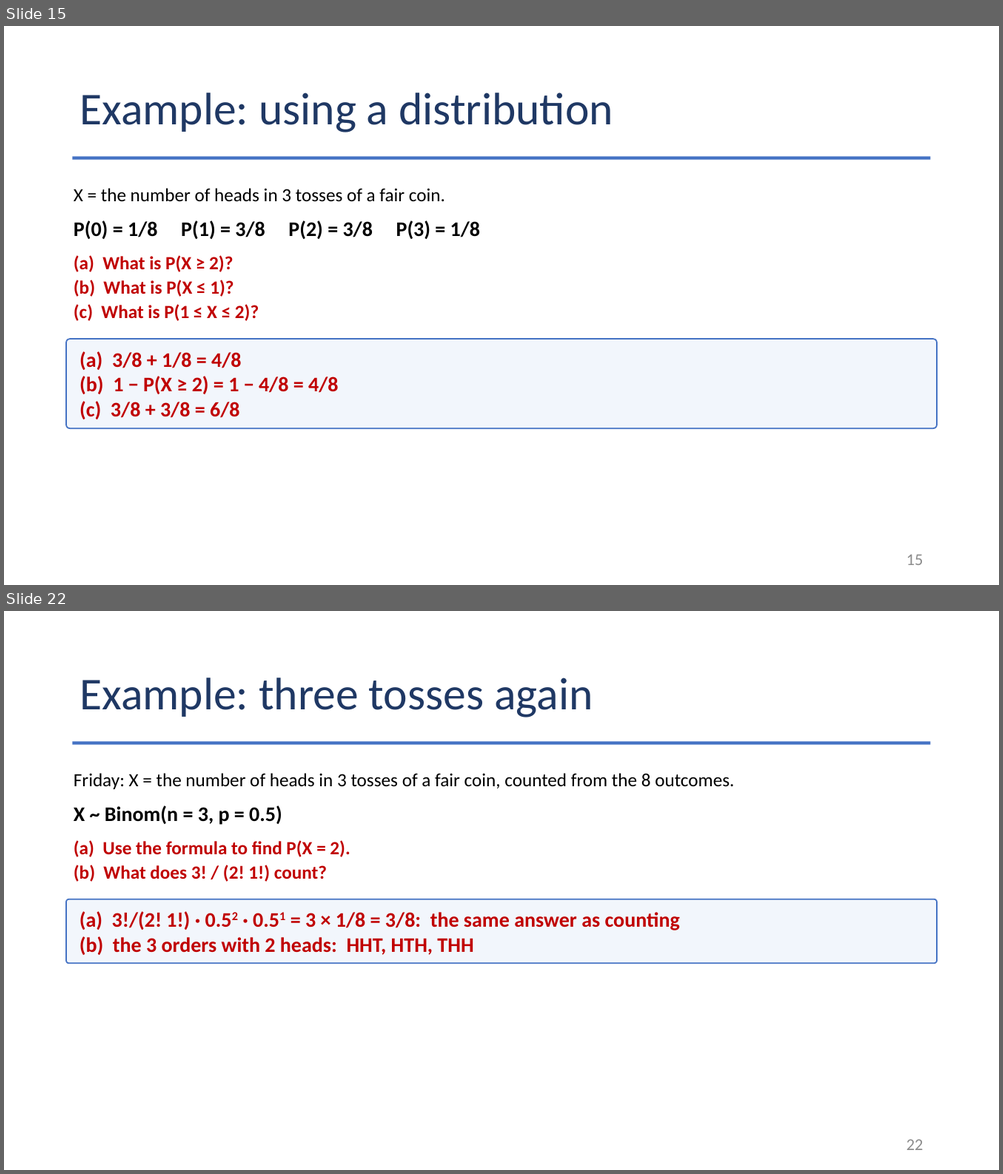
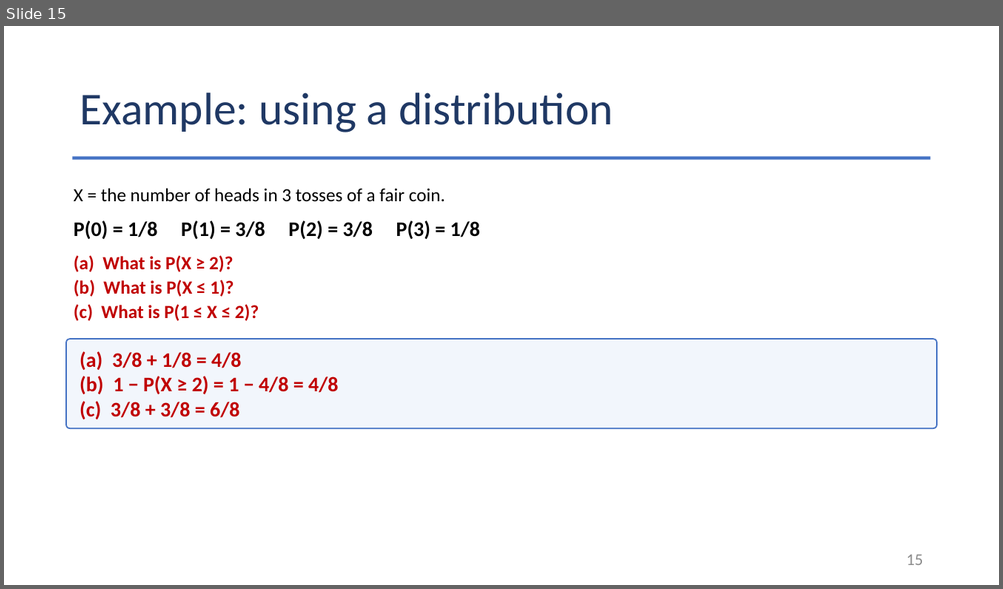
Before and after one commit to Jarred6068/UI_STAT251-03_Spring_2024, a slide deck: docs/lecture_slides/Week 7/2026/Week7_Lecture15_Slides_10_5_2026.pptx. Shown one above the other, each under a label of ours: slides 15 and 22 before the commit, slide 15 after it; the slides between them are not shown. The pictures are 1003x1174 and 1003x589 pixels, drawn with LibreOffice and Linux fonts; fonts in the diff are those of the drawing. Boxes give left, top, right and bottom in pixels: in the first picture for what was removed or moved away, otherwise in the second. Text is boxed around its words. In the diff, an @@ line names an element or a change of style, - is before the commit and + after.

```diff
--- a/docs/lecture_slides/Week 7/2026/Week7_Lecture15_Slides_10_5_2026.pptx
+++ b/docs/lecture_slides/Week 7/2026/Week7_Lecture15_Slides_10_5_2026.pptx
@@ slide 22 removed at <box>4,611,999,1170</box>, background #FFFFFF @@
@@ title removed at <box>79,678,592,718</box> @@
-Example: three tosses again
@@ rectangle removed at <box>73,741,930,744</box> @@
@@ text removed at <box>74,773,734,789</box> @@
-Friday: X = the number of heads in 3 tosses of a fair coin, counted from the 8 outcomes.
@@ text removed at <box>74,806,282,825</box> @@
-X ~ Binom(n = 3, p = 0.5)
@@ text removed at <box>74,840,350,882</box> @@
-(a) Use the formula to find P(X = 2).
-(b) What does 3! / (2! 1!) count?
@@ rounded rectangle removed at <box>66,900,936,964</box> @@
-(a) 3!/(2! 1!) · 0.52 · 0.51 = 3 × 1/8 = 3/8: the same answer as counting
-(b) the 3 orders with 2 heads: HHT, HTH, THH
@@ page number removed at <box>906,1139,923,1150</box> @@
-22
```
Also in this commit, not shown: 14 other slides removed, 16 other files.
